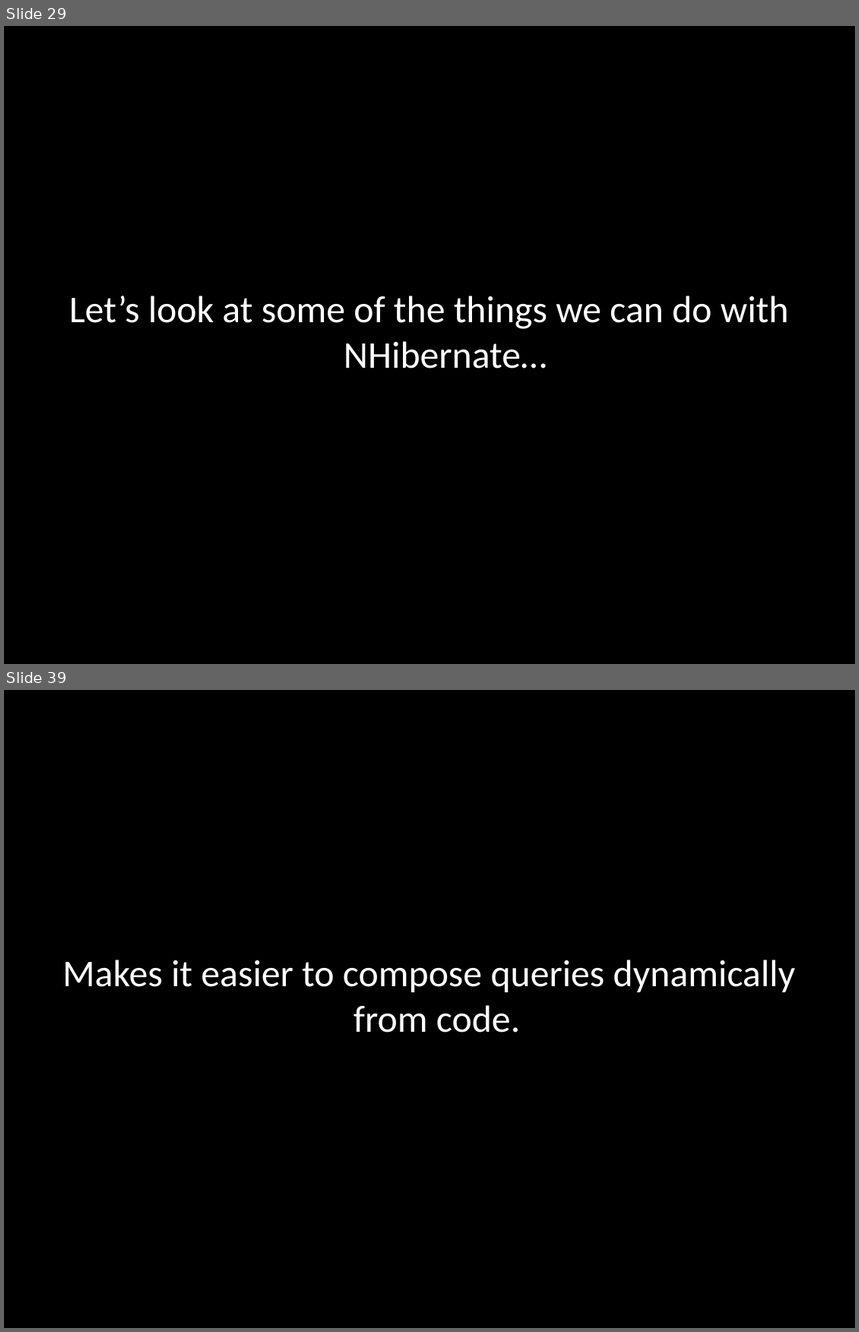
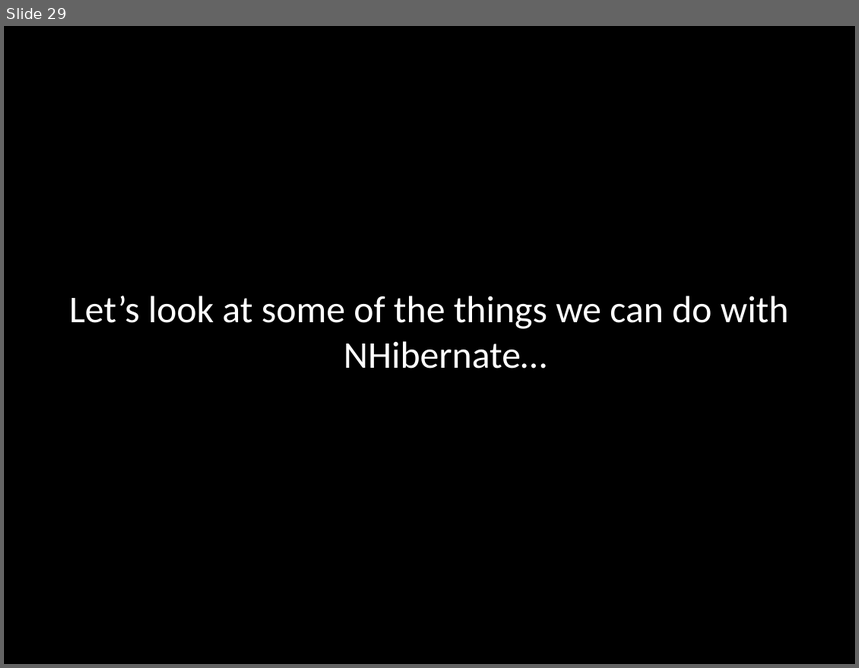
Before and after one commit to michelgrootjans/qwars, a slide deck: doc/NHibernateDemo.pptx. Shown one above the other, each under a label of ours: slides 29 and 39 before the commit, slide 29 after it; the slides between them are not shown. The pictures are 859x1332 and 859x668 pixels, drawn with LibreOffice and Linux fonts; fonts in the diff are those of the drawing. Boxes give left, top, right and bottom in pixels: in the first picture for what was removed or moved away, otherwise in the second. Text is boxed around its words. In the diff, an @@ line names an element or a change of style, - is before the commit and + after.

```diff
--- a/doc/NHibernateDemo.pptx
+++ b/doc/NHibernateDemo.pptx
@@ slide 39 removed at [4, 690, 855, 1328], background #000000 @@
@@ text removed at [63, 960, 796, 1033] @@
-Makes it easier to compose queries dynamically from code.
```
Also in this commit, not shown: 46 other slides removed, 16 other files.
